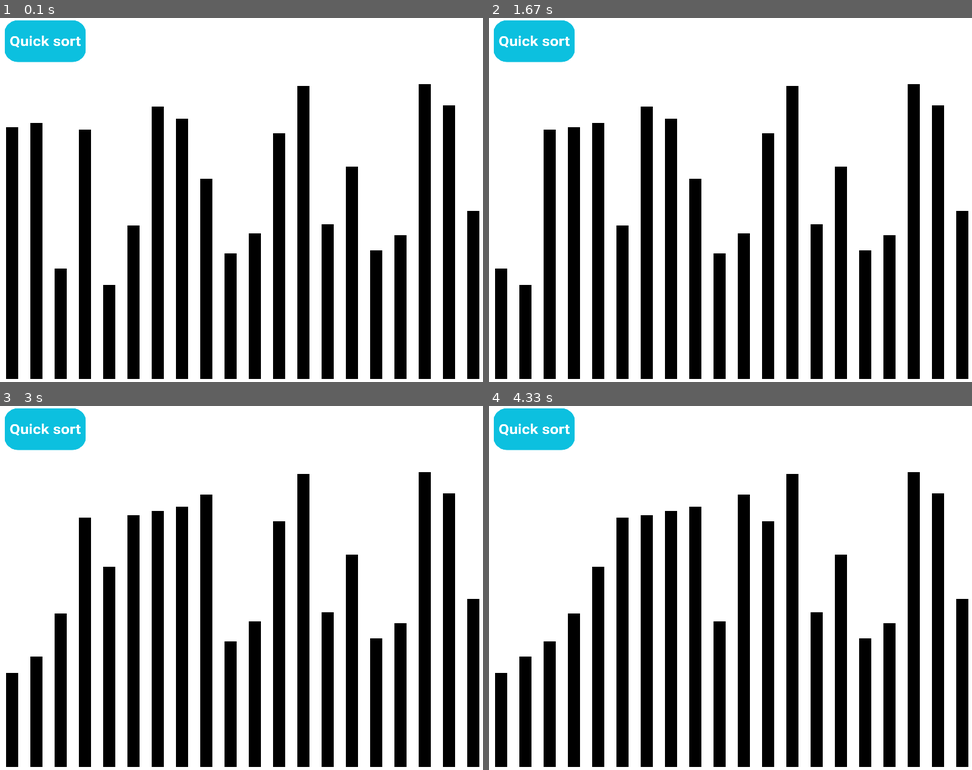
Above: before the commit, frames 1-4 (two rows, left to right).
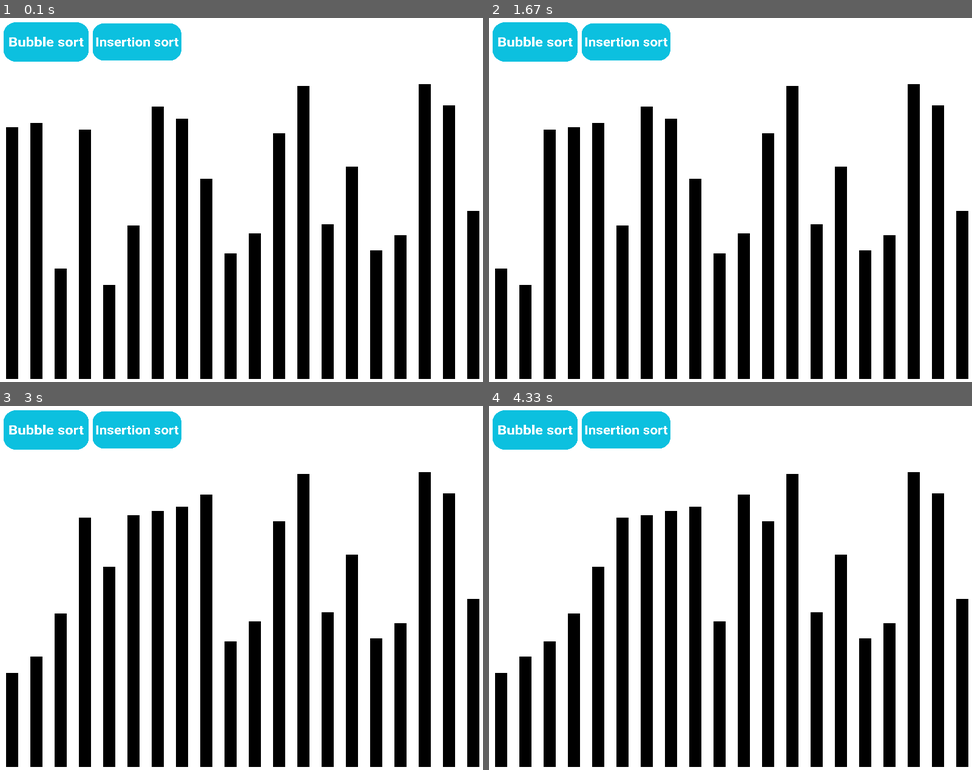
Above: after the commit, the same moments.

Repository: Vinayak2005917/Sort-with-pygame
Game: pygame game, started from main.py
Same seed, same stepped clock (60 frames per second), same inputs: the game is played once before the commit and once after it.
Inputs (mouse positions are in pixels of both pictures, inside the frame that each line leads up to):
- Up to frame 1 (0.1 s): no input
- Up to frame 2 (1.67 s): click (532, 39) at 0.38 s; click (735, 221) at 0.75 s
- Up to frame 3 (3 s): no input
- Up to frame 4 (4.33 s): no input

The runs differ from the first frame. In frame 1, 2.1% of the frame differs, in the area x 0-38%, y 0-13%; in frame 2, 2.1%; in frame 3, 2.1%; in frame 4, 2.1%.

Commit message:
added a button for insertion sort

Diff:
--- a/main.py
+++ b/main.py
@@ -12,11 +12,21 @@
 clock = pygame.time.Clock()
 FPS = 60
 
+#Bubble sort button
+bubble_sort_rect = pygame.Rect(0, 0, 150, 75)
+bubble_sort_image = pygame.image.load("Bubble sort.png")
+bubble_sort_image = pygame.transform.scale(bubble_sort_image, (150,75))
+bubble_sort = False
 
-button_rect = pygame.Rect(0, 0, 150, 75)
-button_image = pygame.image.load("Quick sort.png")
-button_image = pygame.transform.scale(button_image, (150,75))
-sort = False
+#Insertion sort button
+insertion_sort_rect = pygame.Rect(150, 0, 150, 75)
+insertion_sort_image = pygame.image.load("Insertion sort.png")
+insertion_sort_image = pygame.transform.scale(insertion_sort_image, (150,75))
+inertion_sort = False
+
+
+
+
 #this generates a list of random numbers
 numbers = [random.randint(50, 500) for _ in range(20)]
 
@@ -30,12 +40,19 @@
             WIDTH, HEIGHT = event.w, event.h
             screen = pygame.display.set_mode((WIDTH, HEIGHT), pygame.RESIZABLE)
         elif event.type == pygame.MOUSEBUTTONDOWN:
-            if button_rect.collidepoint(event.pos):
-                if button_rect.collidepoint(event.pos):
-                    sort = True
-                    print("Button clicked!")
+            if bubble_sort_rect.collidepoint(event.pos):
+                if bubble_sort_rect.collidepoint(event.pos):
+                    bubble_sort = True
+                    print("Bubble sort button clicked!")
+            elif insertion_sort_rect.collidepoint(event.pos):
+                if insertion_sort_rect.collidepoint(event.pos):
+                    inertion_sort = True
+                    print("Insertion sort button clicked!")
+
+
     screen.fill((255,255,255))
-    screen.blit(button_image, button_rect)
+    screen.blit(bubble_sort_image, bubble_sort_rect)
+    screen.blit(insertion_sort_image, insertion_sort_rect)
 
 
 
@@ -45,8 +62,11 @@
         y = 595 - bar_height
         pygame.draw.rect(screen, (0, 0, 0), (x, y, 20, bar_height))
 
-    if sort:
+    if bubble_sort:
         sorting_functions.bubble_sort(numbers)
+    elif inertion_sort:
+        sorting_functions.insertion_sort(numbers)
+
 
     pygame.display.flip()
     clock.tick(FPS)
--- a/sorting_functions.py
+++ b/sorting_functions.py
@@ -10,4 +10,18 @@
                 arr[j], arr[j + 1] = arr[j + 1], arr[j]
                 return arr
 
-#Insertion Sort, Selection Sort, Merge Sort, and Quick Sort
+#Insertion Sort
+def insertion_sort(arr):
+    for i in range(1, len(arr)):
+        key = arr[i]
+        j = i - 1
+        while j >= 0 and key < arr[j]:
+            time.sleep(0.15)
+            arr[j + 1] = arr[j]
+            j -= 1
+        arr[j + 1] = key
+    return arr
+
+
+
+#Selection Sort, Merge Sort, and Quick Sort
Binary file added: Bubble sort.png
Binary file added: Insertion sort.png
